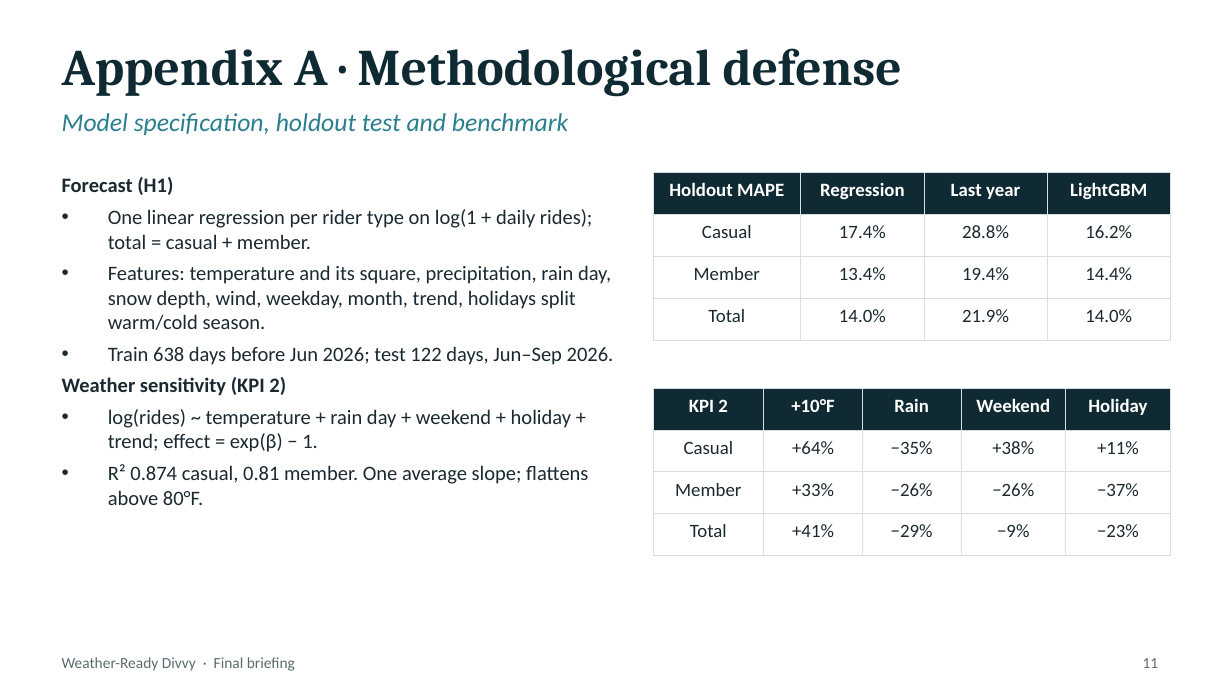
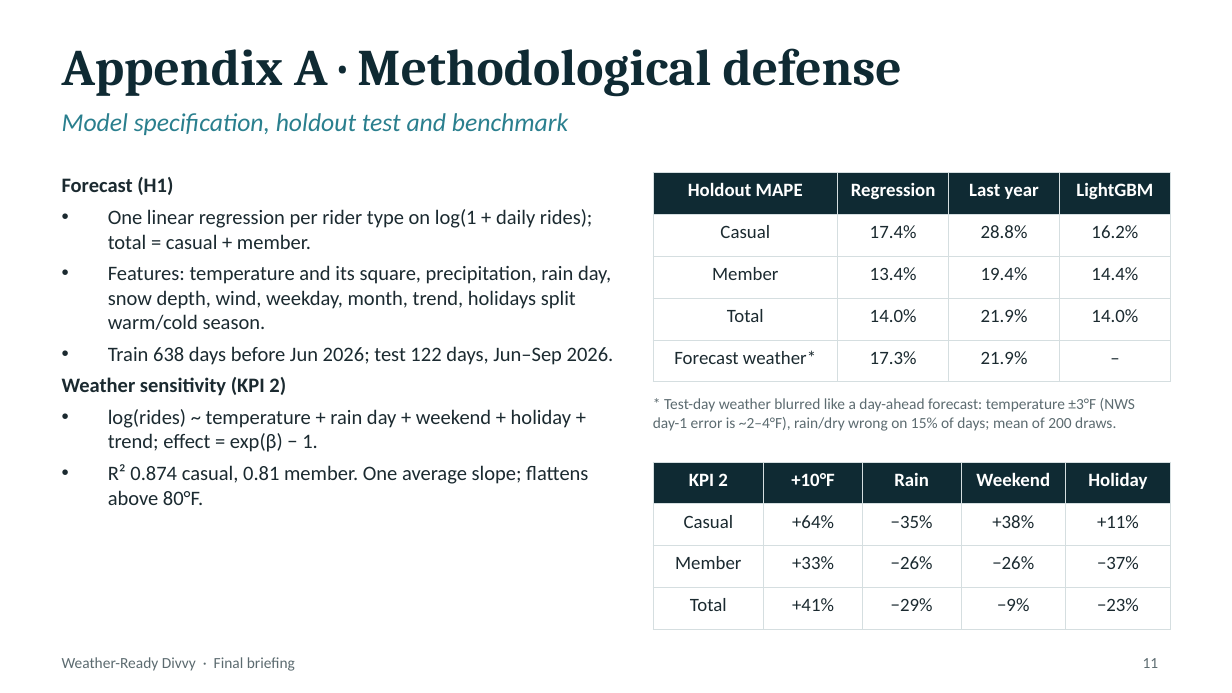
Before and after one commit to lx977/divvy-weather, a slide deck: slide 11 of deck/Weather_Ready_Divvy_Final.pptx. Drawn at 1232x693 pixels with LibreOffice and Linux fonts; fonts in the diff are those of the drawing. Boxes give left, top, right and bottom in pixels: in the first picture for what was removed or moved away, otherwise in the second. Text is boxed around its words. In the diff, an @@ line names an element or a change of style, - is before the commit and + after.

```diff
--- a/deck/Weather_Ready_Divvy_Final.pptx
+++ b/deck/Weather_Ready_Divvy_Final.pptx
@@ table at [653, 172, 1170, 368] @@
+row 5: Forecast weather* | 17.3% | 21.9% | –
@@ text added at [653, 398, 1135, 431], 9 pt, text #5C6B70 @@
+* Test-day weather blurred like a day-ahead forecast: temperature ±3°F (NWS day-1 error is ~2–4°F), rain/dry wrong on 15% of days; mean of 200 draws.
@@ table: place and size @@
-table at [653, 388, 1170, 541]
+table at [653, 462, 1170, 615]
```
Also in this commit, not shown: 4 other slides changed, 11 other files.
